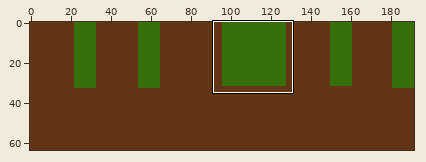
Two states of a sprite sheet, assets/textures.png. The picture above shows the old version from afar; the outline marks the close-up.
Close-up. As it was:
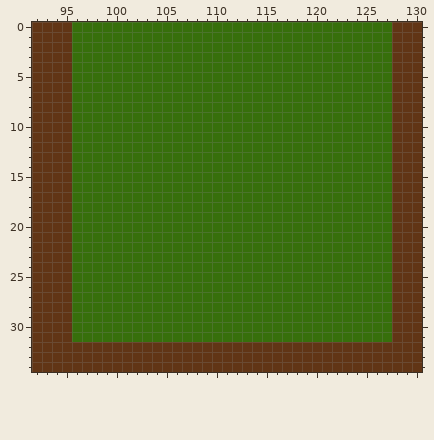
The file is 192x64 pixels. Shown: x 92..130, y 0..34.
New version:
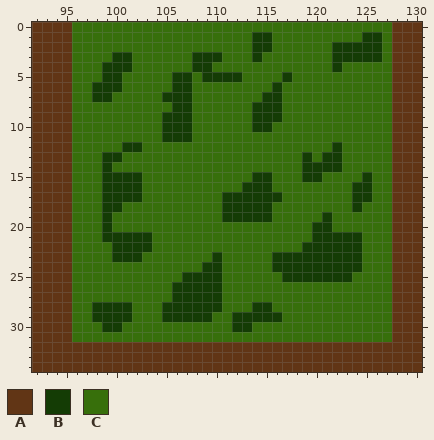
Palette (. is transparent): A #613515  B #143c05  C #376f0b
Changes in this commit:
Changed rows in their new state; - is an unchanged pixel.
first column x 98:
 1 ----------------BB---------BB
 2 ----------------BB------BBBBB
 3 --BB------BBB---B-------BBBBB
 4 -BBB------BB------------B----
 5 -BB-----BB-BBBB----B---------
 6 BBB-----BB--------B----------
 7 BB-----BBB-------BB----------
 8 --------BB------BBB----------
 9 -------BBB------BBB----------
10 -------BBB------BB-----------
11 -------BBB-------------------
12 ---BB-------------------B----
13 -BB------------------B-BB----
14 -B-------------------BBBB----
15 -BBBB-----------BB---BB----B-
16 -BBBB----------BBB--------BB-
17 -BBBB--------BBBBBB-------BB-
18 -BB----------BBBBB--------B--
19 -B-----------BBBBB-----B-----
20 -B--------------------BB-----
21 -BBBBB----------------BBBBB--
22 --BBBB---------------BBBBBB--
23 --BBB-------B-----BBBBBBBBB--
24 -----------BB-----BBBBBBBBB--
25 ---------BBBB------BBBBBBB---
26 --------BBBBB----------------
27 --------BBBBB----------------
28 BBBB---BBBBBB---BB-----------
29 BBBB---BBBBB--BBBBB----------
30 -BB-----------BB-------------
Boxes around the changes in both close-ups, in picture pixels (x1, y1, x2, y2):
changed: (92, 32, 382, 332)
